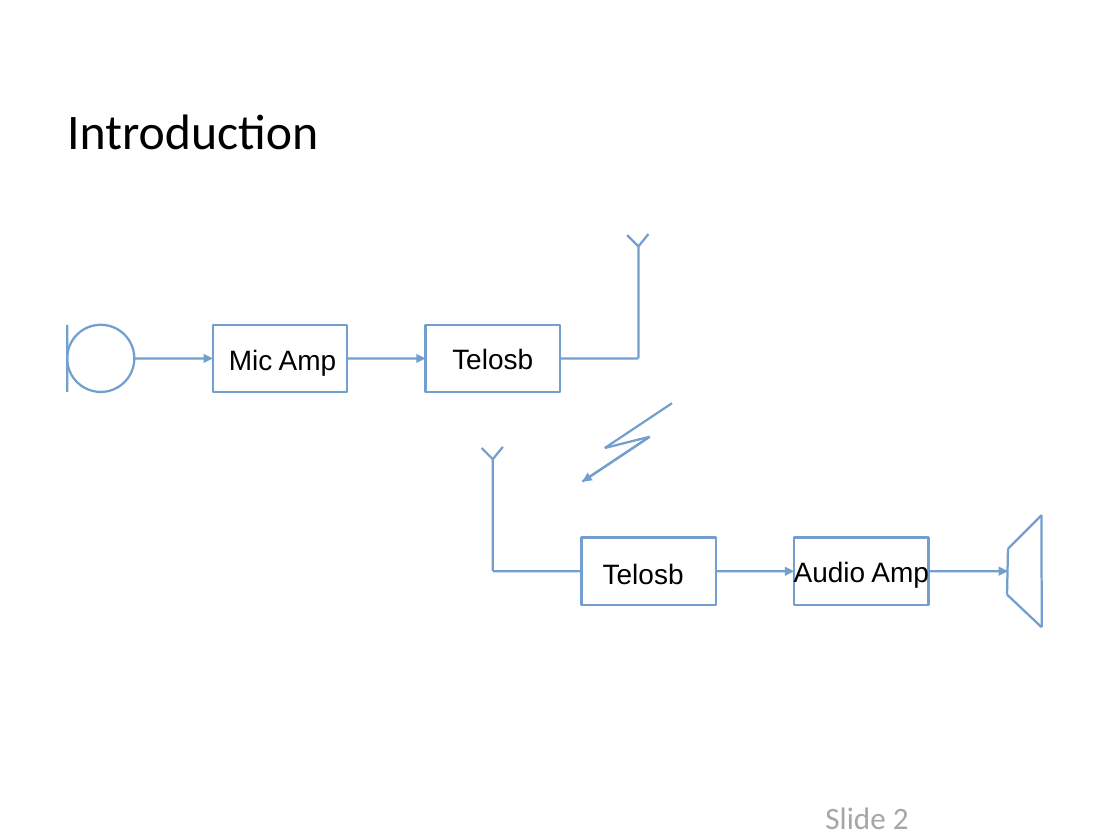
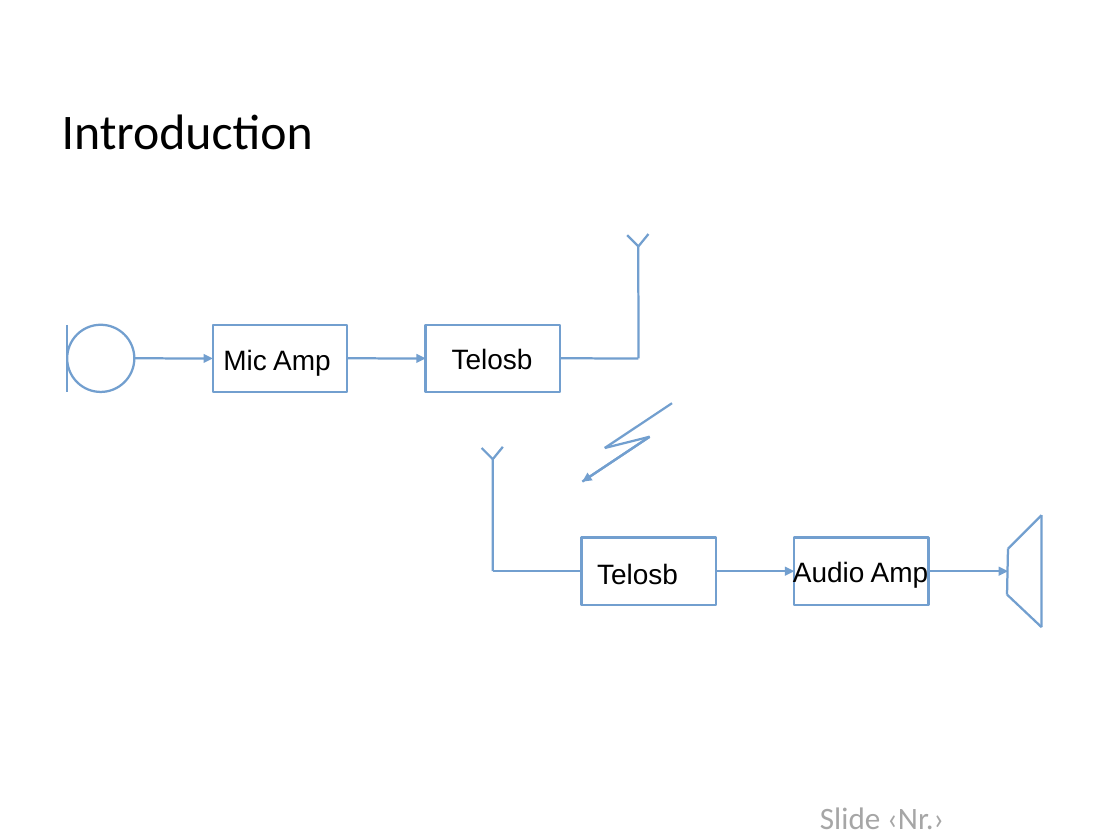
Before and after one commit to jarn0ld/smeagol-walkie-talkie, a slide deck: slide 2 of presentation/smeagol-new.pptx. Drawn at 1120x840 pixels with LibreOffice and Linux fonts; fonts in the diff are those of the drawing; background and template pictures are left out. Boxes give left, top, right and bottom in pixels: in the first picture for what was removed or moved away, otherwise in the second. Text is boxed around its words. In the diff, an @@ line names an element or a change of style, - is before the commit and + after.

```diff
--- a/presentation/smeagol-new.pptx
+++ b/presentation/smeagol-new.pptx
@@ 2 texts, 1 title: place and size @@
-2 texts, 1 title at [67,114,684,585]
+2 texts, 1 title at [62,114,678,585]
@@ text "Audio Amp": place and size @@
-text "Audio Amp" at [794,538,928,605]
+text "Audio Amp" at [793,560,929,587]
@@ text "Audio Amp" at [793,560,929,587]: outline #729FCF 1.45 pt to none @@
@@ text at [820,807,944,829]: text changed @@
-Slide 2
+Slide ‹Nr.›
```
Also in this commit, not shown: 10 other slides changed, 1 slide added, 1 slide removed.
